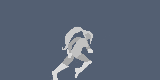
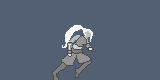
Revision of a layered 160×80 image; what changed, layer by layer:
painted on "Right Arm #0" over [67, 35, 91, 58]
painted on "Right Leg #0" over [50, 51, 85, 80]
painted on "Left Leg #0" over [74, 52, 92, 78]
painted on "Left Arm #0" over [85, 39, 93, 53]
moved "Body #0" below "Left Arm #0", painted on it over [62, 24, 94, 63]
